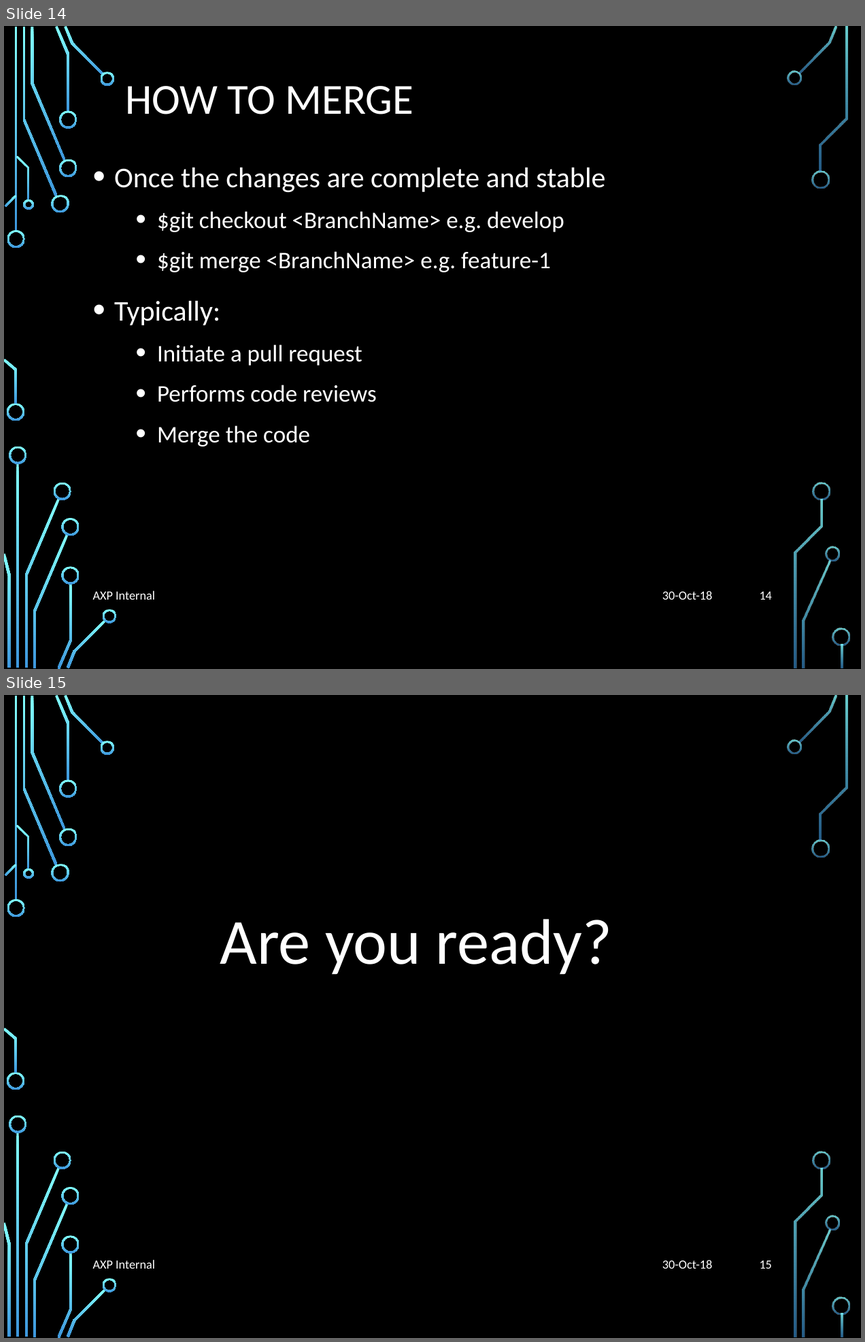
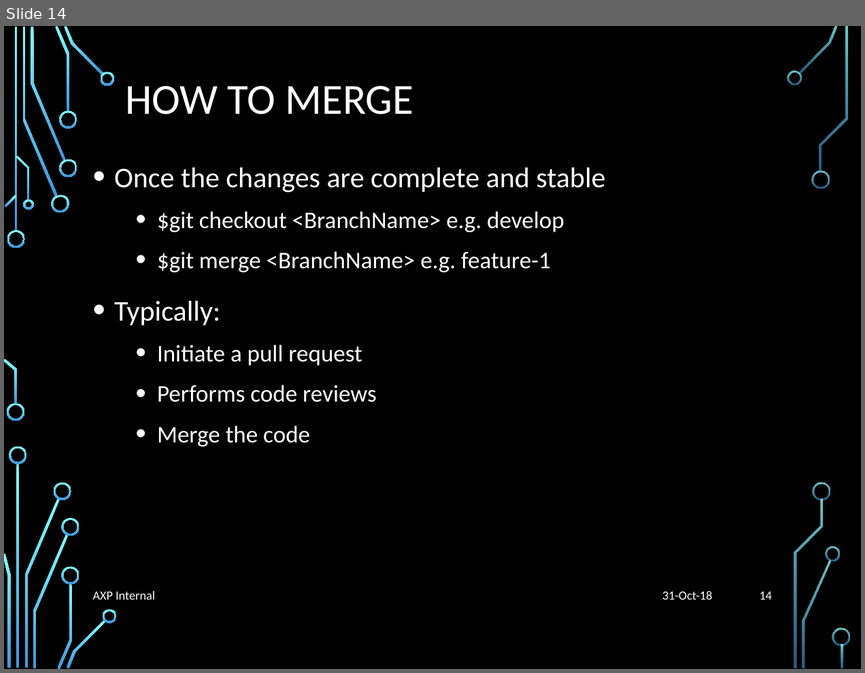
Before and after one commit to liyuan6006/GitStrategies, a slide deck: Branching.pptx. Shown one above the other, each under a label of ours: slides 14 and 15 before the commit, slide 14 after it. The pictures are 865x1342 and 865x673 pixels, drawn with LibreOffice and Linux fonts; fonts in the diff are those of the drawing; background and template pictures are left out. Boxes give left, top, right and bottom in pixels: in the first picture for what was removed or moved away, otherwise in the second. Text is boxed around its words. In the diff, an @@ line names an element or a change of style, - is before the commit and + after.

```diff
--- a/Branching.pptx
+++ b/Branching.pptx
@@ slide 15 removed at [4, 695, 861, 1338], background picture (left out); not listed: 36 template elements that a slide beside it also shows @@
@@ text removed at [220, 919, 612, 974] @@
-Are you ready?
@@ text removed at [93, 1259, 155, 1268] @@
-AXP Internal
@@ text removed at [662, 1259, 713, 1268] @@
-30-Oct-18
@@ page number removed at [759, 1260, 772, 1268] @@
-15
@@ slide 14 changed as well @@
@@ text at [662, 590, 713, 599]: text changed @@
-30-Oct-18
+31-Oct-18
```
Also in this commit, not shown: 14 other slides changed, 1 other slide removed.
